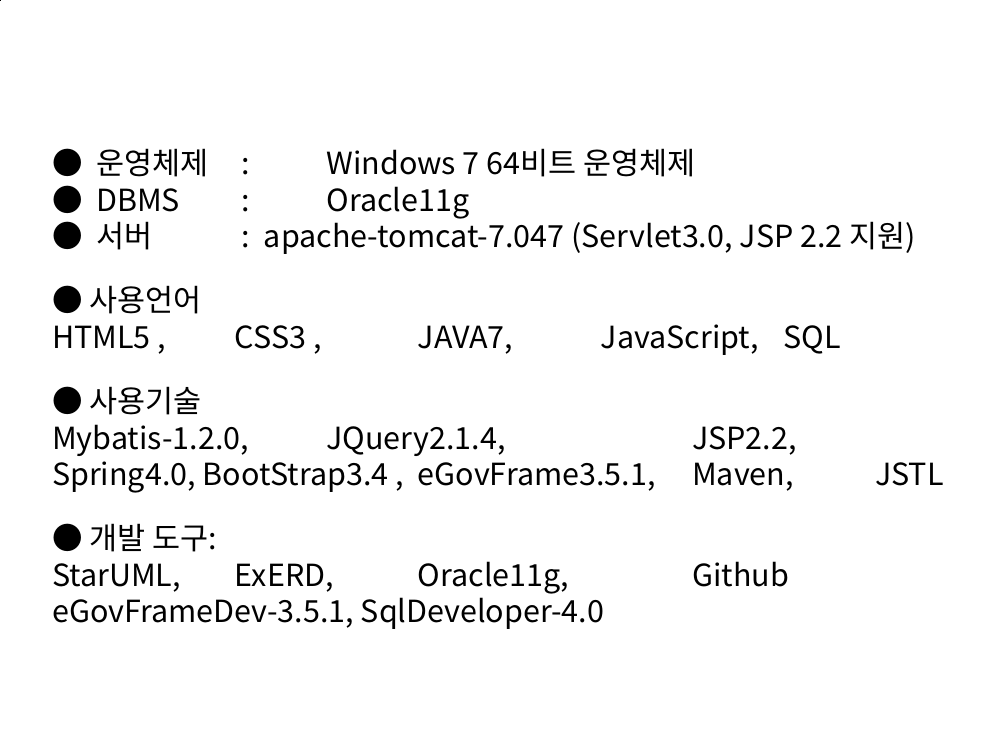
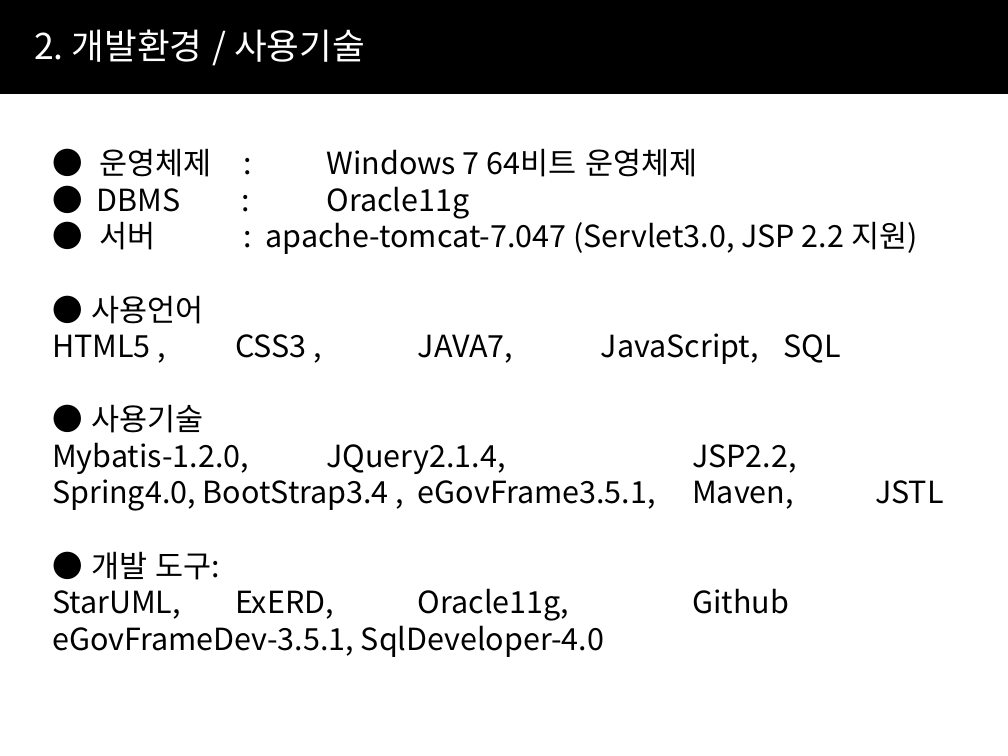
Before and after one commit to hkemt/doc, a slide deck: slide 6 of EMT_doc/1_EMT_Final_Report/EMT_FinalReport.pptx. Drawn at 1008x756 pixels with LibreOffice and Linux fonts; fonts in the diff are those of the drawing. Boxes give left, top, right and bottom in pixels: in the first picture for what was removed or moved away, otherwise in the second. Text is boxed around its words. In the diff, an @@ line names an element or a change of style, - is before the commit and + after.

```diff
--- a/EMT_doc/1_EMT_Final_Report/EMT_FinalReport.pptx
+++ b/EMT_doc/1_EMT_Final_Report/EMT_FinalReport.pptx
@@ freeform shape at [0, 0, 1008, 93]: outline #000000 0.75 pt to #000000 0 pt; outline redrawn @@
@@ text added at [34, 29, 365, 62], 28 pt, text #FFFFFF @@
+2. 개발환경 / 사용기술
@@ text "● 운영체제 : Windows 7 ..." rewrapped from [52, 148, 915, 629] to [52, 148, 917, 657] @@
```
Also in this commit, not shown: 19 other slides changed.
